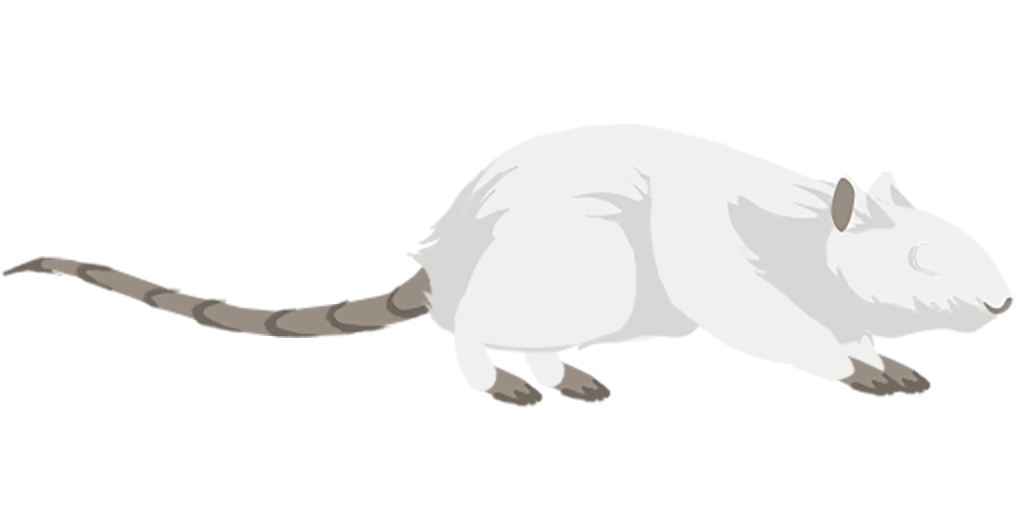
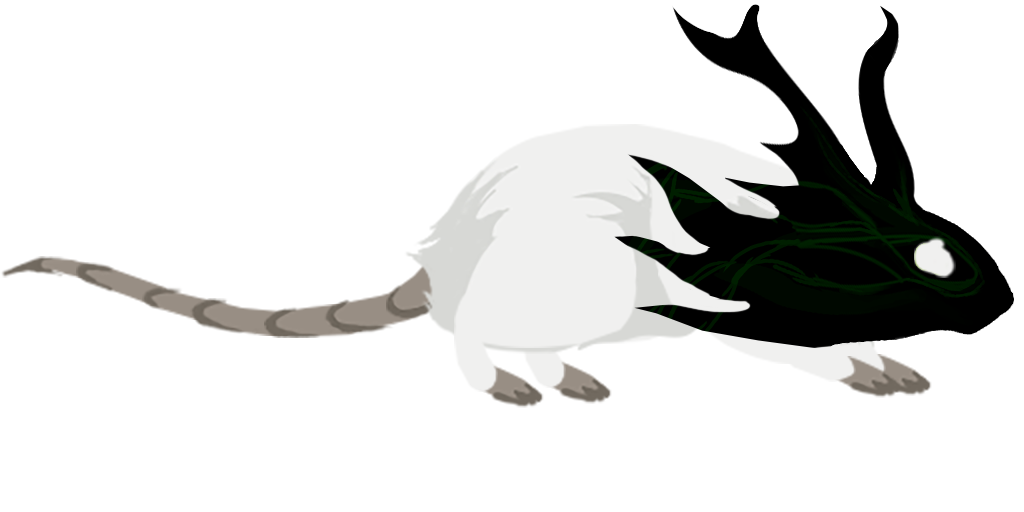
Layer changes from the first 1024 × 512 image to the second:
added layer "0" above "1.0" over [914, 243, 949, 276]
added layer "1.0" above "2.0" over [825, 188, 967, 339]
added layer "2.0" above "3.0" over [820, 174, 1000, 341]
added layer "3.0" above "3.1" over [759, 98, 1014, 341]
added layer "3.1" above "3.2" over [672, 4, 941, 269]
added layer "3.2" above "2.1" over [858, 5, 925, 210]
added layer "2.1" above "2.2" over [778, 98, 941, 269]
added layer "2.2" above "1.1" over [858, 88, 925, 210]
added layer "1.1" above "1.2" over [861, 184, 941, 269]
added layer "1.2" above "3.3" over [891, 176, 911, 206]
added layer "3.3" above "LeftEar" over [614, 146, 923, 349]
painted on "Head" over [820, 200, 1014, 340]
